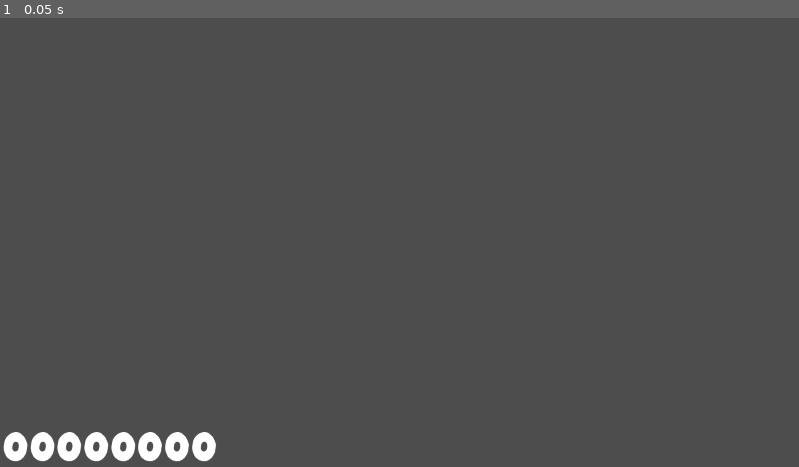
Above: before the commit, frame 1.
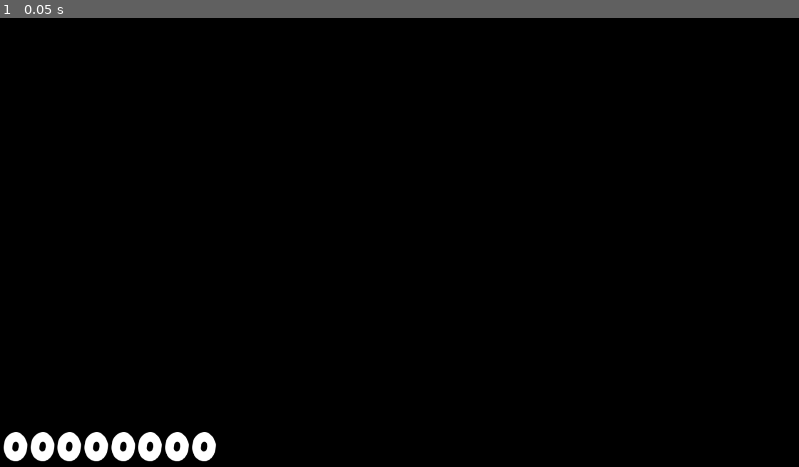
Above: after the commit, the same moment.

Repository: guacboy/guess_the_song
Game: Godot game, scene res://Interface/Gameplay/gameplay.tscn
Same seed, same stepped clock (60 frames per second), same inputs: the game is played once before the commit and once after it. The project has no main scene, so this scene is started directly.
Inputs:
- Up to frame 1 (0.05 s): no input

The runs differ from the first frame. In frame 1, 99% of the frame differs, in the area x 0-100%, y 0-100%.

Commit message:
added scoring system

Diff:
--- a/Interface/Gameplay/gameplay.gd
+++ b/Interface/Gameplay/gameplay.gd
@@ -1,5 +1,6 @@
 extends Control
 
+@onready var score = $Score
 @onready var answer = $Answer
 @onready var music = $Music
 
@@ -32,6 +33,7 @@
 	"V": "V",
 	"B": "B",
 	"N": "N",
+	"M": "M",
 	"1": "1",
 	"2": "2",
 	"3": "3",
@@ -55,13 +57,18 @@
 }
 var current_song: String
 
+# for tap vs hold backspace
 var delete_time: float = 0.0
 var delete_interval: float = 0.1
 var initial_delete_delay: float = 0.3
 var is_backspace_held: bool = false
 
+# scoring system
+var current_score: int = 0
+var combo: int = 0
+
 func _ready() -> void:
-	pickSong()
+	pick_song()
 
 func _process(delta) -> void:
 	# hold backspace to delete multiple characters
@@ -69,7 +76,7 @@
 		if is_backspace_held:
 			delete_time -= delta
 			if delete_time <= 0.0:
-				deleteChar()
+				delete_char()
 				delete_time = delete_interval
 		else:
 			delete_time -= delta
@@ -89,26 +96,61 @@
 	# tap backspace to delete a single character
 	if event.is_action_pressed("backspace"):
 		delete_time = initial_delete_delay
-		deleteChar()
+		delete_char()
 
 	# checks answer
 	if event.is_action_pressed("return"):
 		if answer.get_parsed_text() == current_song:
 			correct.play()
+			modify_combo(true)
+			increment_score()
 		else:
 			wrong.play()
+			modify_combo(false)
 
 		# resets text and plays next song
 		answer.text = "[center]"
-		pickSong()
+		pick_song()
 
 # deleting a character
-func deleteChar() -> void:
+func delete_char() -> void:
 	answer.text = "[center]" + answer.get_parsed_text().substr(0, answer.get_parsed_text().length() - 1)
 
 # picks a new song
-func pickSong() -> void:
+func pick_song() -> void:
 	music.stop()
 	current_song = selected_songs_dict.keys().pick_random()
 	music.stream = selected_songs_dict[current_song]
 	music.play()
+
+func modify_combo(is_increment: bool) -> void:
+	combo += 1
+
+	if !is_increment:
+		combo = 0
+
+func increment_score() -> void:
+	current_score += 100 * combo
+
+	# allows for the zero placeholders on the left
+	var zero_placeholder: String = ""
+	if current_score >= 10000000:
+		pass
+	elif current_score >= 1000000:
+		zero_placeholder = "0"
+	elif current_score >= 100000:
+		zero_placeholder = "00"
+	elif current_score >= 10000:
+		zero_placeholder = "000"
+	elif current_score >= 1000:
+		zero_placeholder = "0000"
+	elif current_score >= 100:
+		zero_placeholder = "00000"
+	elif current_score >= 10:
+		zero_placeholder = "000000"
+
+	# if player reaches max score, the score will cap
+	if current_score >= 99999900:
+		current_score = 99999900
+
+	score.text = zero_placeholder + str(current_score)
--- a/Interface/Gameplay/gameplay.tscn
+++ b/Interface/Gameplay/gameplay.tscn
@@ -14,6 +14,15 @@
 grow_vertical = 2
 script = ExtResource("1_jit12")
 metadata/_edit_use_anchors_ = true
+
+[node name="Background" type="ColorRect" parent="."]
+layout_mode = 1
+anchors_preset = 15
+anchor_right = 1.0
+anchor_bottom = 1.0
+grow_horizontal = 2
+grow_vertical = 2
+color = Color(0, 0, 0, 1)
 
 [node name="Score" type="RichTextLabel" parent="."]
 layout_mode = 1
@@ -34,10 +43,10 @@
 [node name="Answer" type="RichTextLabel" parent="."]
 layout_mode = 1
 anchors_preset = -1
-anchor_left = 0.211979
-anchor_top = 0.438889
-anchor_right = 0.76875
-anchor_bottom = 0.557407
+anchor_left = 0.216667
+anchor_top = 0.414815
+anchor_right = 0.783333
+anchor_bottom = 0.533333
 grow_horizontal = 2
 grow_vertical = 2
 theme = ExtResource("2_845ft")
